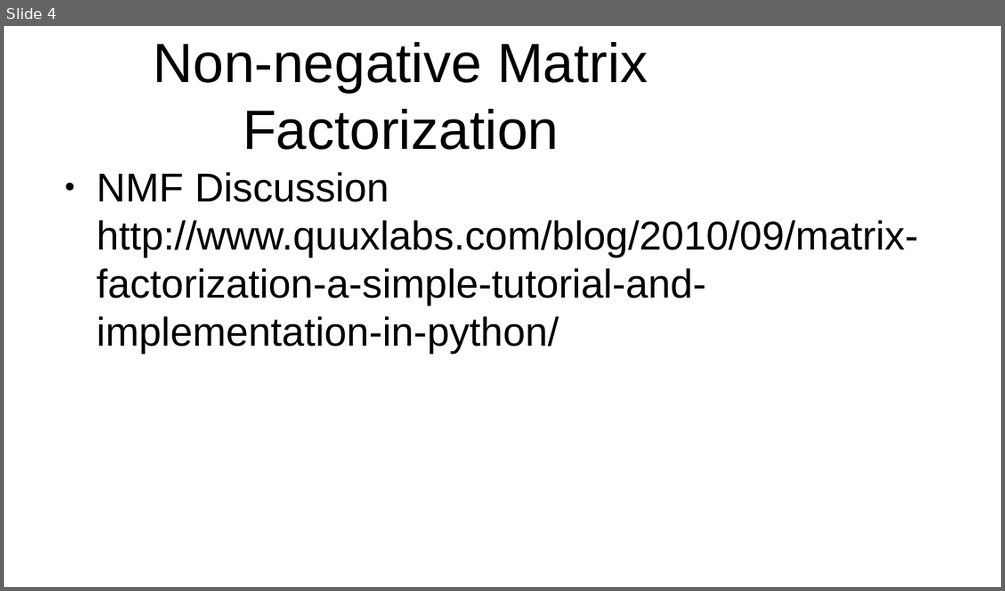
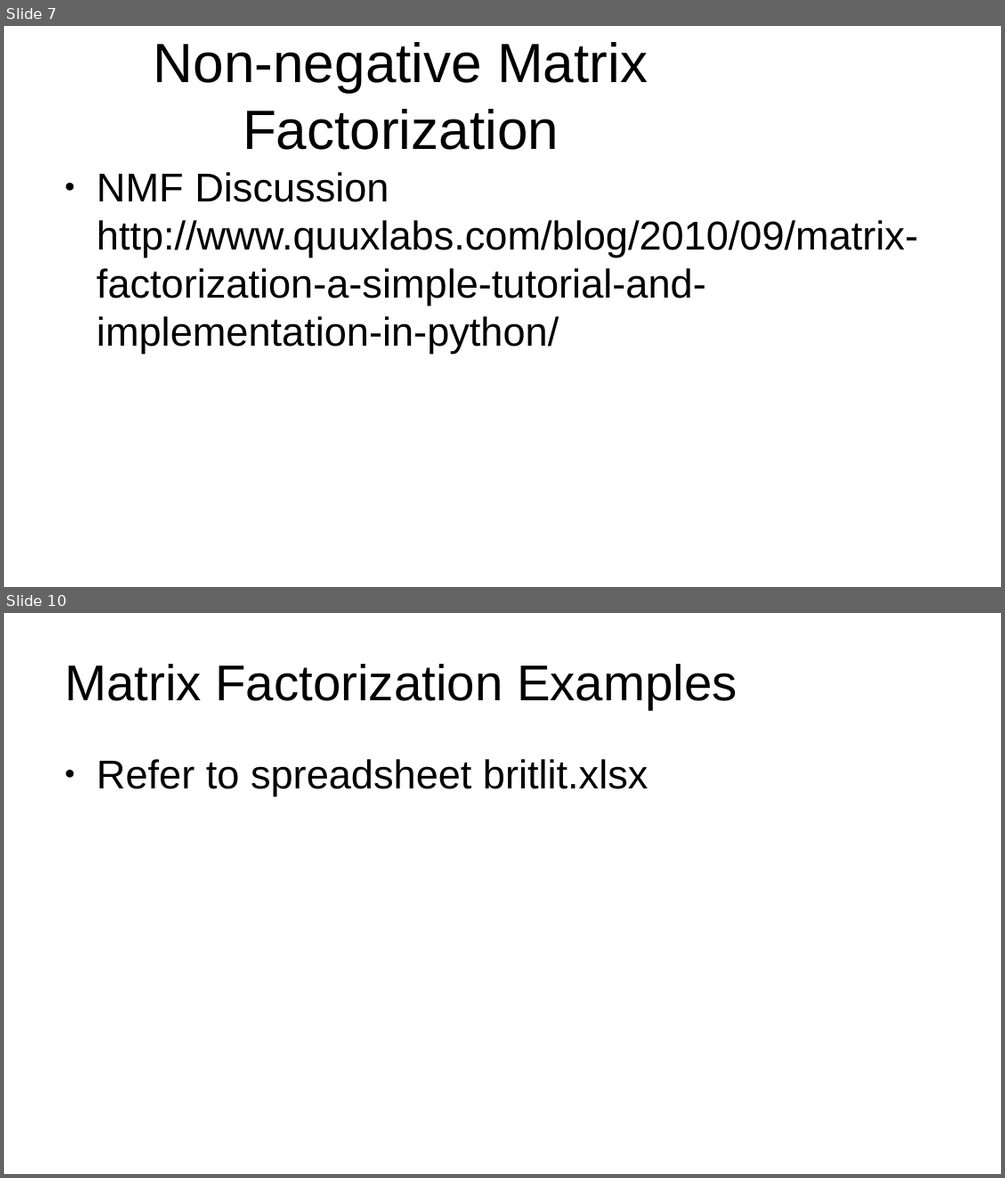
Before and after one commit to jcatanza/Fastai-A-Code-First-Introduction-To-Natural-Language-Processing-TWiML-Study-Group, a slide deck: meetup_21dec2019.pptx. Shown one above the other, each under a label of ours: slide 4 before the commit, slides 7 and 10 after it; the slides between them are not shown. The pictures are 1005x591 and 1005x1178 pixels, drawn with LibreOffice and Linux fonts; fonts in the diff are those of the drawing; background and template pictures are left out. Boxes give left, top, right and bottom in pixels: in the first picture for what was removed or moved away, otherwise in the second. Text is boxed around its words. In the diff, an @@ line names an element or a change of style, - is before the commit and + after.

```diff
--- a/meetup_21dec2019.pptx
+++ b/meetup_21dec2019.pptx
@@ slide 10 added at (x1=4, y1=613, x2=1001, y2=1174), background #FFFFFF @@
@@ text added at (x1=65, y1=664, x2=737, y2=709), 40 pt, text #000000 @@
+Matrix Factorization Examples
@@ text added at (x1=97, y1=759, x2=648, y2=795), 32 pt, text #000000 @@
+● Refer to spreadsheet britlit.xlsx
@@ what was slide 4 is now slide 7 @@
```
Also in this commit, not shown: 1 slide changed, 8 other slides added, 2 slides removed, 2 other files.
